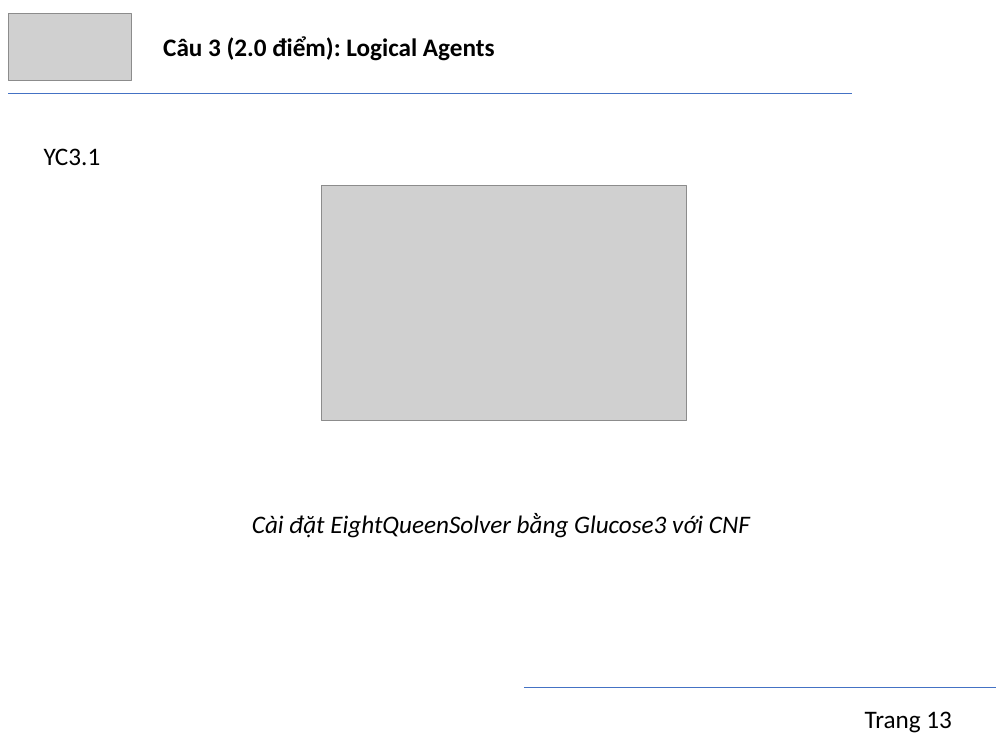
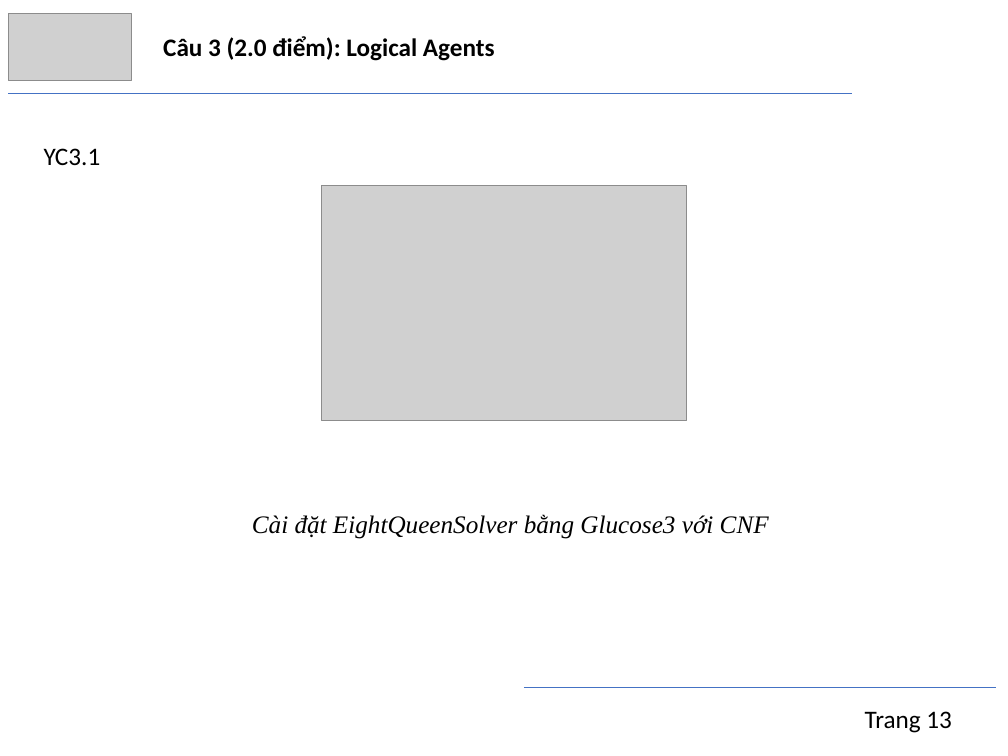
Before and after one commit to trngbro/AI, a slide deck: slide 14 of present/final/presentation.pptx. Drawn at 1008x756 pixels with LibreOffice and Linux fonts; fonts in the diff are those of the drawing; grey boxes stand for pictures. Boxes give left, top, right and bottom in pixels: in the first picture for what was removed or moved away, otherwise in the second. Text is boxed around its words. In the diff, an @@ line names an element or a change of style, - is before the commit and + after.

```diff
--- a/present/final/presentation.pptx
+++ b/present/final/presentation.pptx
@@ text "Cài đặt EightQueenSolver bằng Glucose3 ..." at <box>252,514,769,539</box>: font Calibri to Times New Roman @@
```
Also in this commit, not shown: 15 other slides changed, 1 other file.
